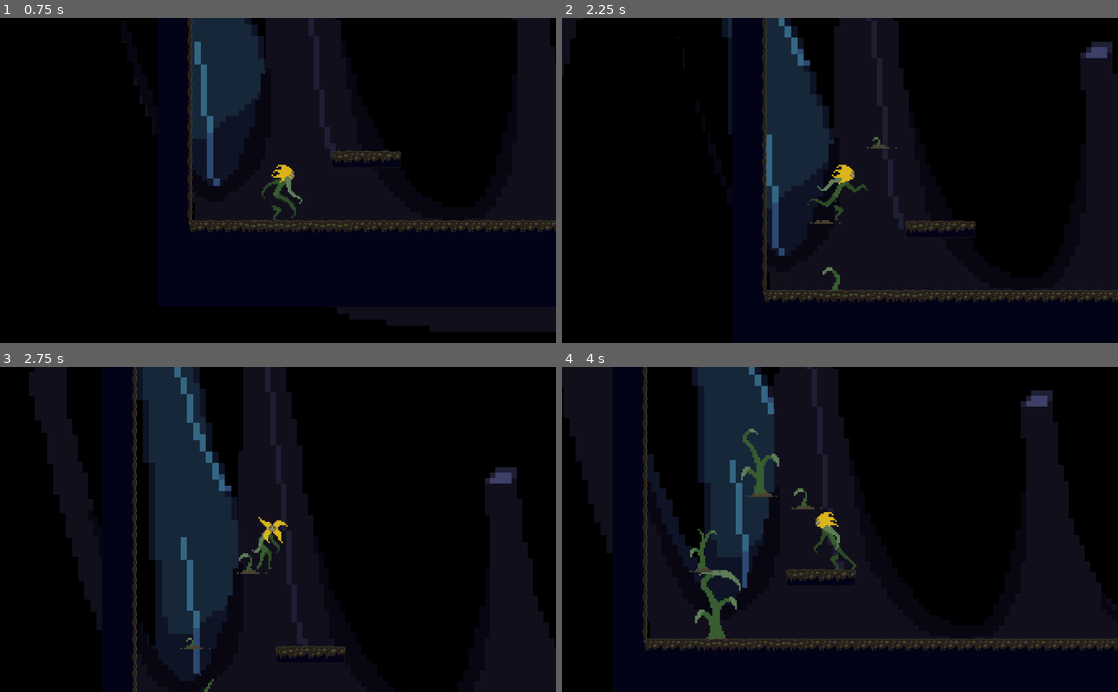
Above: before the commit, frames 1-4 (two rows, left to right).
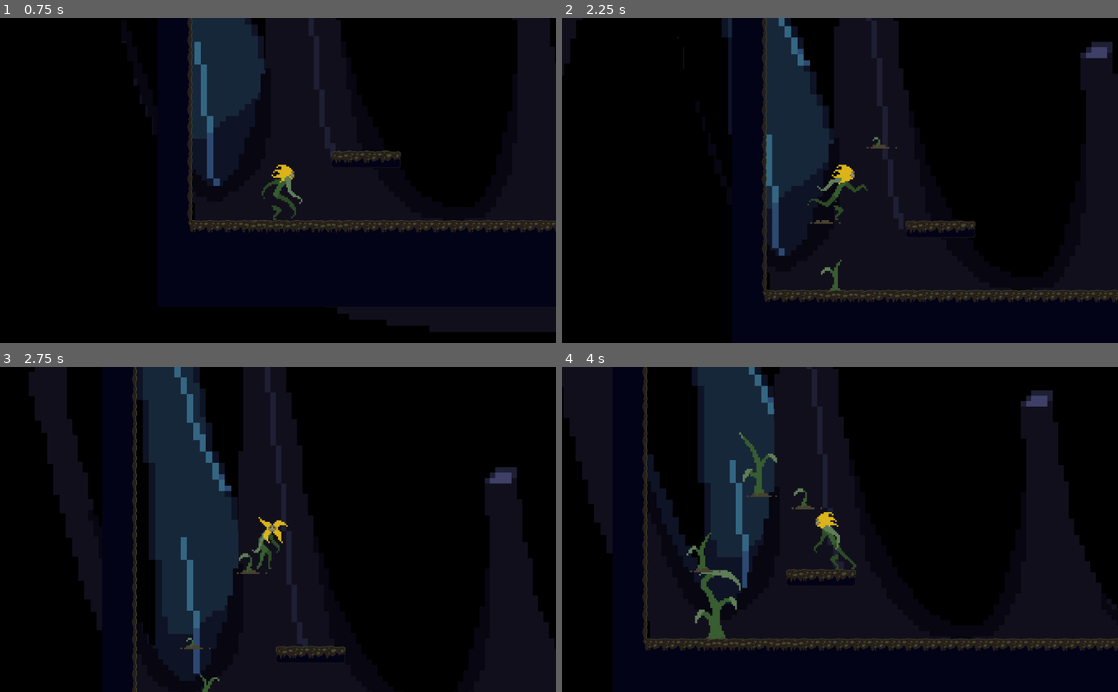
Above: after the commit, the same moments.

Repository: SpencerClark5/Bloom
Game: Godot game, scene res://Scenes/Game.tscn
Same seed, same stepped clock (60 frames per second), same inputs: the game is played once before the commit and once after it.
Inputs:
- Up to frame 1 (0.75 s): tap Enter at 0.5 s; hold D (Right) from 0.53 s (still down); tap P (Plant) at 0.6 s
- Up to frame 2 (2.25 s): tap Space (Jump) at 0.77, 0.8, 1.07, 1.35, 1.52, 1.82 s; release D (Right) at 1.28 s; hold A (Left) 1.28-2.03 s; tap P (Plant) at 1.55, 2.1 s; hold D (Right) from 2.03 s (still down)
- Up to frame 3 (2.75 s): keep holding D (Right); tap Space (Jump) at 2.3 s
- Up to frame 4 (4 s): tap P (Plant) at 2.85 s; tap Space (Jump) at 3.02, 3.32, 3.6, 3.77 s; release D (Right) at 3.53 s; hold A (Left) from 3.53 s (still down)

Frame 1 is identical in both runs. In frame 2, less than 0.1% of the frame differs, in the area x 46-51%, y 74-84%; in frame 3, less than 0.1%; in frame 4, 0.2%, in the area x 22-40%, y 19-61%.

Commit message:
adding the new transition animation
fixing the plant growing animation

Diff:
--- a/BloomGame/Scenes/Flora.tscn
+++ b/BloomGame/Scenes/Flora.tscn
@@ -131,6 +131,20 @@
 [ext_resource path="res://Art/Character_Art/SingleLimbPlantingAnim/Planting_Anim/02/Planting_Anim_Back_Leg_02.png" type="Texture" id=129]
 [ext_resource path="res://Art/Character_Art/SingleLimbPlantingAnim/Planting_Anim/03/Planting_Anim_Back_Leg_03.png" type="Texture" id=130]
 [ext_resource path="res://Art/Character_Art/SingleLimbPlantingAnim/Planting_Anim/04/Planting_Anim_Back_Leg_04.png" type="Texture" id=131]
+[ext_resource path="res://Art/Character_Art/Transition Anim/Bloom_Character_Transition_Anim_14.png" type="Texture" id=132]
+[ext_resource path="res://Art/Character_Art/Transition Anim/Bloom_Character_Transition_Anim_05.png" type="Texture" id=133]
+[ext_resource path="res://Art/Character_Art/Transition Anim/Bloom_Character_Transition_Anim_09.png" type="Texture" id=134]
+[ext_resource path="res://Art/Character_Art/Transition Anim/Bloom_Character_Transition_Anim_10.png" type="Texture" id=135]
+[ext_resource path="res://Art/Character_Art/Transition Anim/Bloom_Character_Transition_Anim_11.png" type="Texture" id=136]
+[ext_resource path="res://Art/Character_Art/Transition Anim/Bloom_Character_Transition_Anim_12.png" type="Texture" id=137]
+[ext_resource path="res://Art/Character_Art/Transition Anim/Bloom_Character_Transition_Anim_13.png" type="Texture" id=138]
+[ext_resource path="res://Art/Character_Art/Transition Anim/Bloom_Character_Transition_Anim_06.png" type="Texture" id=139]
+[ext_resource path="res://Art/Character_Art/Transition Anim/Bloom_Character_Transition_Anim_01.png" type="Texture" id=140]
+[ext_resource path="res://Art/Character_Art/Transition Anim/Bloom_Character_Transition_Anim_02.png" type="Texture" id=141]
+[ext_resource path="res://Art/Character_Art/Transition Anim/Bloom_Character_Transition_Anim_03.png" type="Texture" id=142]
+[ext_resource path="res://Art/Character_Art/Transition Anim/Bloom_Character_Transition_Anim_04.png" type="Texture" id=143]
+[ext_resource path="res://Art/Character_Art/Transition Anim/Bloom_Character_Transition_Anim_07.png" type="Texture" id=144]
+[ext_resource path="res://Art/Character_Art/Transition Anim/Bloom_Character_Transition_Anim_08.png" type="Texture" id=145]
 
 [sub_resource type="SpriteFrames" id=8]
 animations = [ {
@@ -152,6 +166,11 @@
 
 [sub_resource type="SpriteFrames" id=3]
 animations = [ {
+"frames": [ ExtResource( 119 ), ExtResource( 116 ), ExtResource( 117 ), ExtResource( 118 ) ],
+"loop": true,
+"name": "RightArmPlantingAnim",
+"speed": 5.0
+}, {
 "frames": [ ExtResource( 9 ), ExtResource( 13 ), ExtResource( 15 ), ExtResource( 10 ), ExtResource( 17 ), ExtResource( 12 ), ExtResource( 18 ), ExtResource( 2 ), ExtResource( 8 ), ExtResource( 14 ), ExtResource( 16 ), ExtResource( 11 ) ],
 "loop": true,
 "name": "RightArmRun",
@@ -160,11 +179,6 @@
 "frames": [ ExtResource( 110 ), ExtResource( 101 ), ExtResource( 102 ), ExtResource( 92 ), ExtResource( 100 ) ],
 "loop": true,
 "name": "RightArmJumpAnim",
-"speed": 5.0
-}, {
-"frames": [ ExtResource( 119 ), ExtResource( 116 ), ExtResource( 117 ), ExtResource( 118 ) ],
-"loop": true,
-"name": "RightArmPlantingAnim",
 "speed": 5.0
 } ]
 
@@ -175,14 +189,14 @@
 "name": "LeftArmRun",
 "speed": 5.0
 }, {
+"frames": [ ExtResource( 122 ), ExtResource( 121 ), ExtResource( 120 ), ExtResource( 127 ) ],
+"loop": true,
+"name": "LeftArmPlantingAnim",
+"speed": 5.0
+}, {
 "frames": [ ExtResource( 108 ), ExtResource( 109 ), ExtResource( 96 ), ExtResource( 95 ), ExtResource( 104 ) ],
 "loop": true,
 "name": "LeftArmJumpAnim",
-"speed": 5.0
-}, {
-"frames": [ ExtResource( 122 ), ExtResource( 121 ), ExtResource( 120 ), ExtResource( 127 ) ],
-"loop": true,
-"name": "LeftArmPlantingAnim",
 "speed": 5.0
 } ]
 
@@ -206,14 +220,14 @@
 
 [sub_resource type="SpriteFrames" id=7]
 animations = [ {
+"frames": [ ExtResource( 93 ), ExtResource( 103 ), ExtResource( 98 ), ExtResource( 99 ), ExtResource( 111 ) ],
+"loop": true,
+"name": "RightLegJumpAnim",
+"speed": 5.0
+}, {
 "frames": [ ExtResource( 41 ), ExtResource( 6 ), ExtResource( 42 ), ExtResource( 44 ), ExtResource( 43 ), ExtResource( 45 ), ExtResource( 46 ), ExtResource( 47 ), ExtResource( 48 ), ExtResource( 49 ), ExtResource( 51 ), ExtResource( 50 ) ],
 "loop": true,
 "name": "RightLegAnim",
-"speed": 5.0
-}, {
-"frames": [ ExtResource( 93 ), ExtResource( 103 ), ExtResource( 98 ), ExtResource( 99 ), ExtResource( 111 ) ],
-"loop": true,
-"name": "RightLegJumpAnim",
 "speed": 5.0
 }, {
 "frames": [ ExtResource( 128 ), ExtResource( 129 ), ExtResource( 130 ), ExtResource( 131 ) ],
@@ -480,6 +494,18 @@
 "update": 0,
 "values": [ 0 ]
 }
+tracks/9/type = "value"
+tracks/9/path = NodePath("../TransitionSprite:frame")
+tracks/9/interp = 1
+tracks/9/loop_wrap = true
+tracks/9/imported = false
+tracks/9/enabled = true
+tracks/9/keys = {
+"times": PoolRealArray( 0 ),
+"transitions": PoolRealArray( 1 ),
+"update": 0,
+"values": [ 0 ]
+}
 
 [sub_resource type="Animation" id=20]
 resource_name = "RightArmJumpAnim"
@@ -625,6 +651,22 @@
 "values": [ 0, 1, 2, 3, 4, 5, 6, 7, 8, 9, 10, 11 ]
 }
 
+[sub_resource type="Animation" id=31]
+resource_name = "TransitionToWall"
+length = 7.0
+tracks/0/type = "value"
+tracks/0/path = NodePath("../TransitionSprite:frame")
+tracks/0/interp = 1
+tracks/0/loop_wrap = true
+tracks/0/imported = false
+tracks/0/enabled = true
+tracks/0/keys = {
+"times": PoolRealArray( 0, 0.5, 1, 1.5, 2, 2.5, 3, 3.5, 4, 4.5, 5, 5.5, 6, 6.5 ),
+"transitions": PoolRealArray( 1, 1, 1, 1, 1, 1, 1, 1, 1, 1, 1, 1, 1, 1 ),
+"update": 1,
+"values": [ 0, 1, 2, 3, 4, 5, 6, 7, 8, 9, 10, 11, 12, 13 ]
+}
+
 [sub_resource type="Animation" id=2]
 resource_name = "Walking"
 
@@ -650,6 +692,14 @@
 "loop": true,
 "name": "PlantingAnim",
 "speed": 3.5
+} ]
+
+[sub_resource type="SpriteFrames" id=30]
+animations = [ {
+"frames": [ ExtResource( 140 ), ExtResource( 141 ), ExtResource( 142 ), ExtResource( 143 ), ExtResource( 133 ), ExtResource( 139 ), ExtResource( 144 ), ExtResource( 145 ), ExtResource( 134 ), ExtResource( 135 ), ExtResource( 136 ), ExtResource( 137 ), ExtResource( 138 ), ExtResource( 132 ) ],
+"loop": true,
+"name": "TransitionToWall",
+"speed": 5.0
 } ]
 
 [node name="Flora" type="Node2D"]
@@ -728,6 +778,7 @@
 anims/TorsoJumpAnim = SubResource( 21 )
 anims/TorsoPlantingAnim = SubResource( 25 )
 anims/TorsoRunAnim = SubResource( 4 )
+anims/TransitionToWall = SubResource( 31 )
 anims/Walking = SubResource( 2 )
 
 [node name="NewJumpingSprite" type="AnimatedSprite" parent="FloraBody"]
@@ -752,3 +803,11 @@
 frames = SubResource( 17 )
 animation = "PlantingAnim"
 speed_scale = 3.0
+
+[node name="TransitionSprite" type="AnimatedSprite" parent="."]
+visible = false
+position = Vector2( 96, -96 )
+scale = Vector2( 3, 3 )
+frames = SubResource( 30 )
+animation = "TransitionToWall"
+speed_scale = 2.6
--- a/BloomGame/Scenes/Plant.tscn
+++ b/BloomGame/Scenes/Plant.tscn
@@ -23,7 +23,7 @@
 
 [sub_resource type="SpriteFrames" id=2]
 animations = [ {
-"frames": [ ExtResource( 13 ), ExtResource( 12 ), ExtResource( 8 ), ExtResource( 9 ), ExtResource( 11 ), ExtResource( 10 ), ExtResource( 7 ), ExtResource( 3 ), ExtResource( 4 ), ExtResource( 6 ), ExtResource( 14 ), ExtResource( 16 ), ExtResource( 17 ), ExtResource( 18 ), ExtResource( 20 ), ExtResource( 15 ), ExtResource( 2 ), ExtResource( 19 ), ExtResource( 5 ) ],
+"frames": [ ExtResource( 13 ), ExtResource( 8 ), ExtResource( 12 ), ExtResource( 9 ), ExtResource( 11 ), ExtResource( 10 ), ExtResource( 4 ), ExtResource( 7 ), ExtResource( 3 ), ExtResource( 14 ), ExtResource( 6 ), ExtResource( 16 ), ExtResource( 20 ), ExtResource( 18 ), ExtResource( 17 ), ExtResource( 15 ), ExtResource( 2 ), ExtResource( 19 ), ExtResource( 5 ) ],
 "loop": false,
 "name": "Plant",
 "speed": 5.0
Binary file added: BloomGame/Art/Character_Art/Transition Anim/Bloom_Character_Transition_Anim_01.png
Not shown, added: BloomGame/Art/Character_Art/Transition Anim/Bloom_Character_Transition_Anim_01.png.import
Binary file added: BloomGame/Art/Character_Art/Transition Anim/Bloom_Character_Transition_Anim_02.png
Not shown, added: BloomGame/Art/Character_Art/Transition Anim/Bloom_Character_Transition_Anim_02.png.import
Binary file added: BloomGame/Art/Character_Art/Transition Anim/Bloom_Character_Transition_Anim_03.png
Not shown, added: BloomGame/Art/Character_Art/Transition Anim/Bloom_Character_Transition_Anim_03.png.import
Binary file added: BloomGame/Art/Character_Art/Transition Anim/Bloom_Character_Transition_Anim_04.png
Not shown, added: BloomGame/Art/Character_Art/Transition Anim/Bloom_Character_Transition_Anim_04.png.import
Binary file added: BloomGame/Art/Character_Art/Transition Anim/Bloom_Character_Transition_Anim_05.png
Not shown, added: BloomGame/Art/Character_Art/Transition Anim/Bloom_Character_Transition_Anim_05.png.import
Binary file added: BloomGame/Art/Character_Art/Transition Anim/Bloom_Character_Transition_Anim_06.png
Not shown, added: BloomGame/Art/Character_Art/Transition Anim/Bloom_Character_Transition_Anim_06.png.import
(and 17 more such lines)
